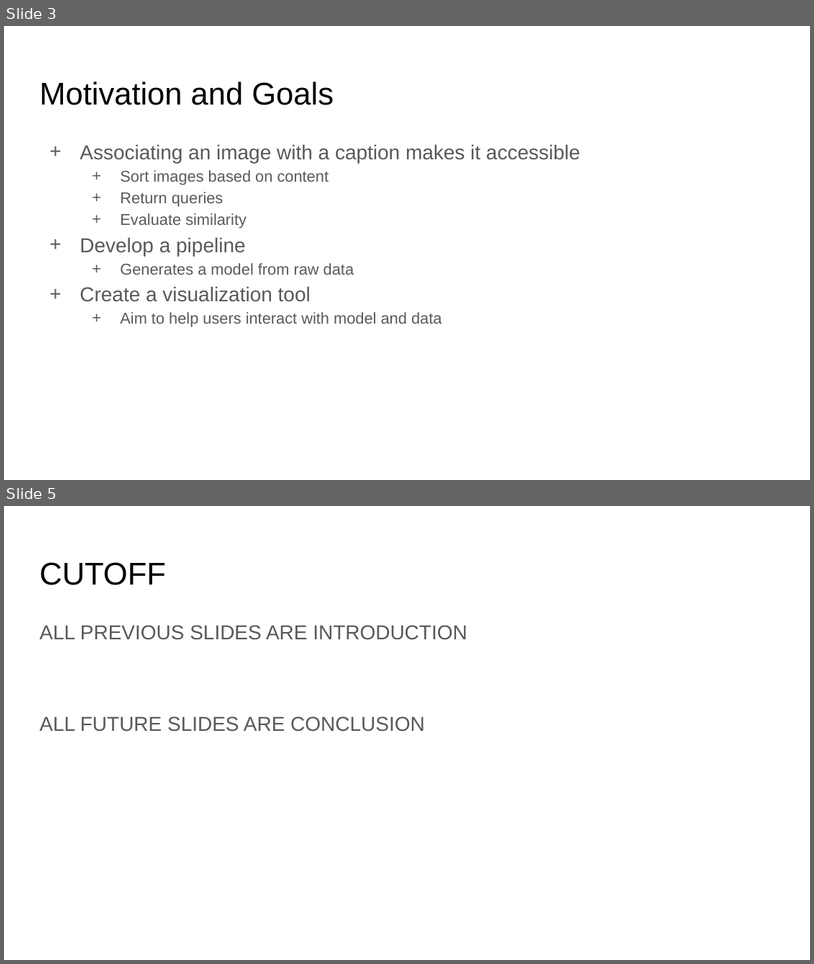
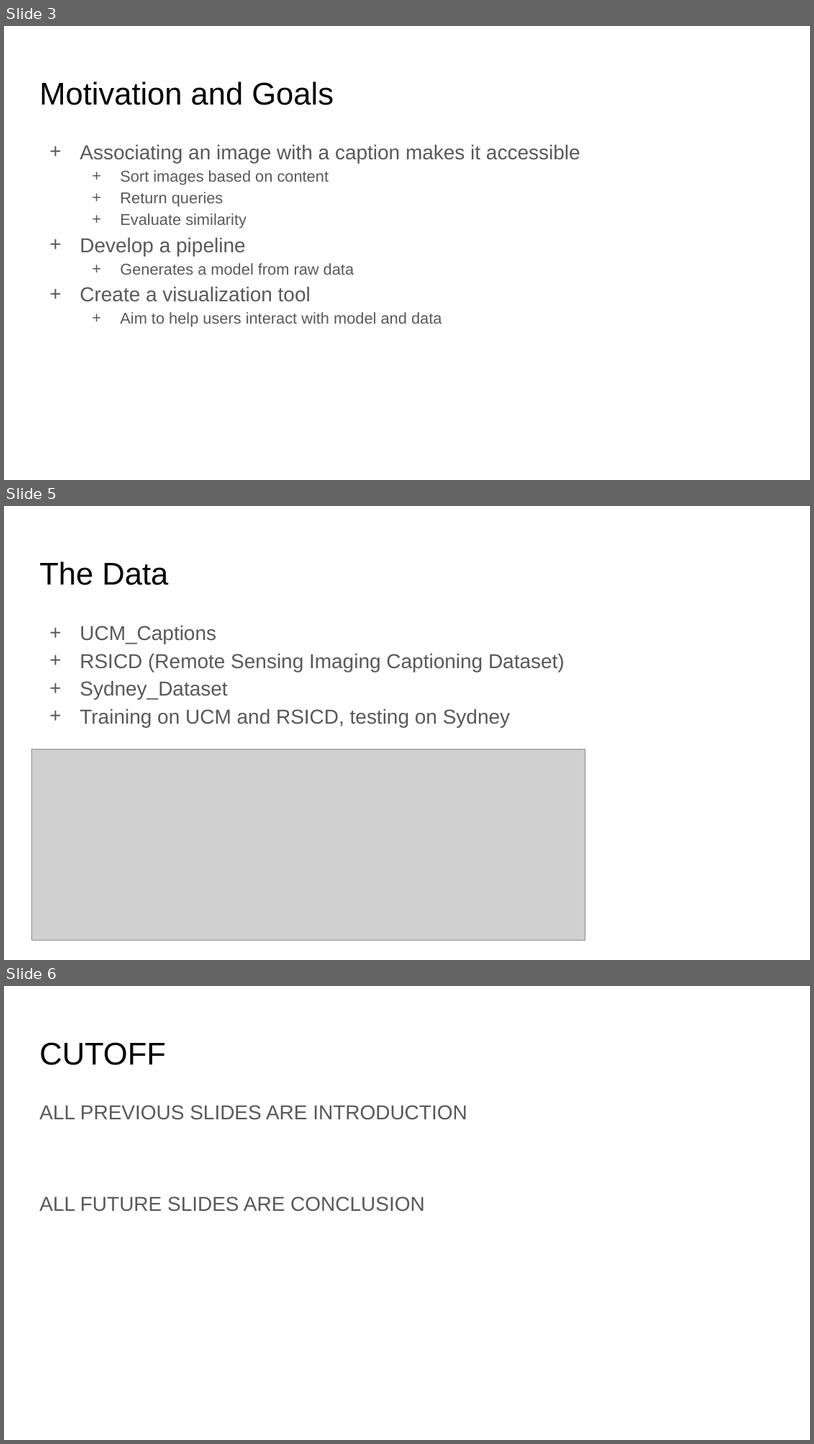
Before and after one commit to miketianchen/MDA_image_captioning, a slide deck: docs/james_final_slides_draft.pptx. Shown one above the other, each under a label of ours: slides 3 and 5 before the commit, slides 3, 5 and 6 after it; the slides between them are not shown. The pictures are 814x964 and 814x1444 pixels, drawn with LibreOffice and Linux fonts; fonts in the diff are those of the drawing; grey boxes stand for pictures. Boxes give left, top, right and bottom in pixels: in the first picture for what was removed or moved away, otherwise in the second. Text is boxed around its words. In the diff, an @@ line names an element or a change of style, - is before the commit and + after.

```diff
--- a/docs/james_final_slides_draft.pptx
+++ b/docs/james_final_slides_draft.pptx
@@ slide 5 added at [4, 506, 810, 960], background #FFFFFF @@
@@ title added at [39, 561, 168, 585], 28 pt, text #000000 @@
+The Data
@@ text added at [80, 625, 565, 727], 18 pt, text #595959 @@
++ UCM_Captions
++ RSICD (Remote Sensing Imaging Captioning Dataset)
++ Sydney_Dataset
++ Training on UCM and RSICD, testing on Sydney
@@ picture added at [31, 749, 586, 940] @@
@@ what was slide 5 is now slide 6 @@
```
Also in this commit, not shown: 2 slides changed.
